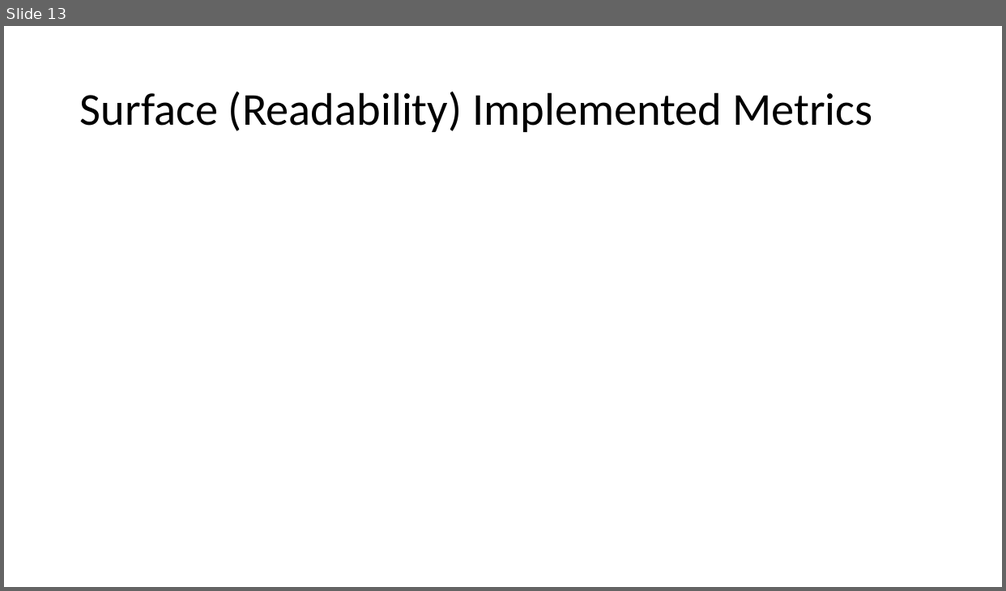
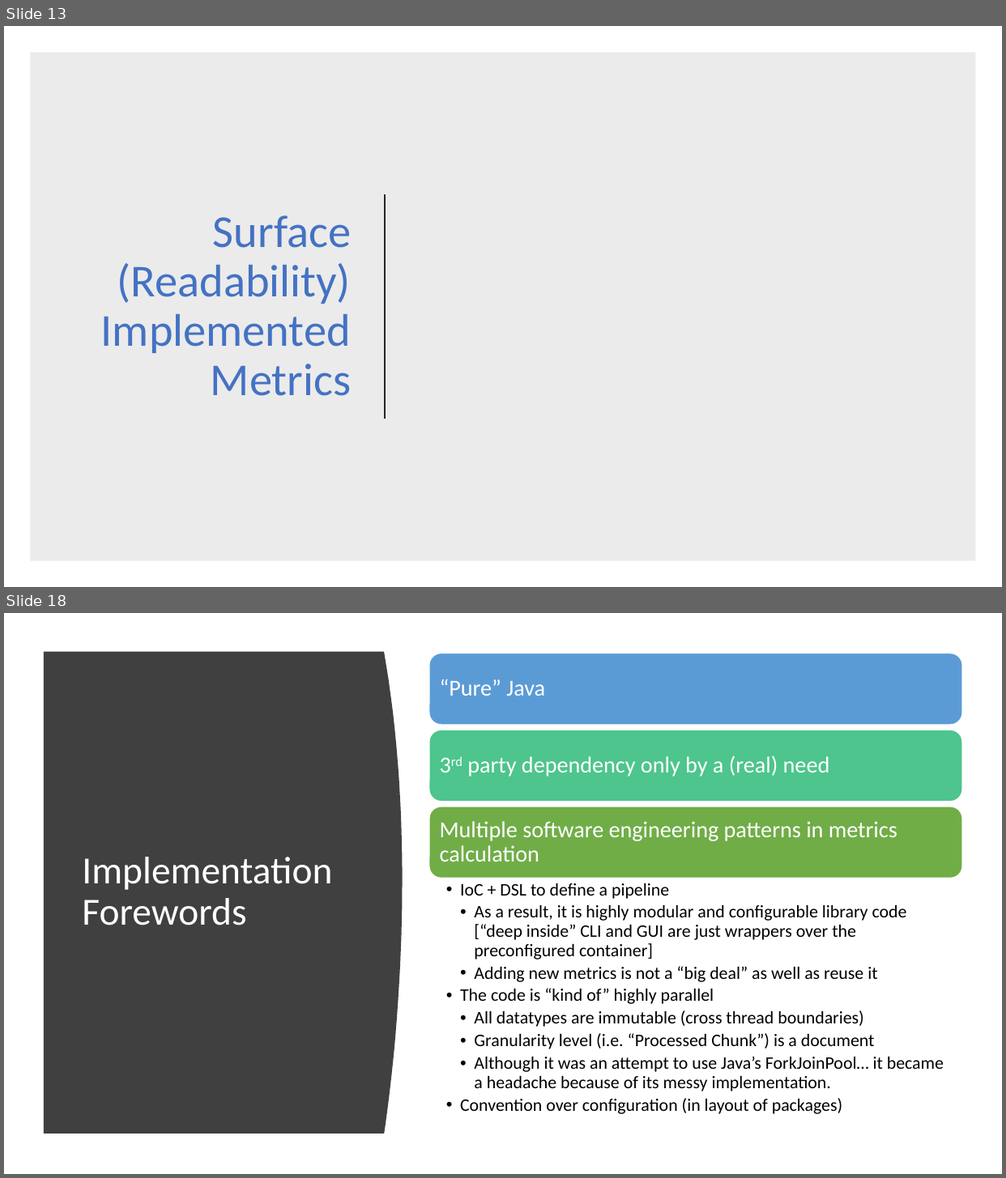
Before and after one commit to karno-bh/rouge-reimpl, a slide deck: docs/Summary Evaluation Platform.pptx. Shown one above the other, each under a label of ours: slide 13 before the commit, slides 13 and 18 after it; the slides between them are not shown. The pictures are 1006x591 and 1006x1178 pixels, drawn with LibreOffice and Linux fonts; fonts in the diff are those of the drawing; grey boxes stand for pictures. Boxes give left, top, right and bottom in pixels: in the first picture for what was removed or moved away, otherwise in the second. Text is boxed around its words. In the diff, an @@ line names an element or a change of style, - is before the commit and + after.

```diff
--- a/docs/Summary Evaluation Platform.pptx
+++ b/docs/Summary Evaluation Platform.pptx
@@ slide 18 added at (4, 613, 1002, 1174), background #FFFFFF @@
@@ freeform shape added at (44, 652, 403, 1134), fill #404040 @@
@@ title added at (82, 857, 332, 926), 37 pt, text #FFFFFF @@
+Implementation Forewords
@@ group added at (429, 653, 962, 1114): 4 texts, 3 rounded rectangles @@
+“Pure” Java
+3rd party dependency only by a (real) need
+Multiple software engineering patterns in metrics calculation
+  • IoC + DSL to define a pipeline
+    • As a result, it is highly modular and configurable library code [“deep inside” CLI and GUI are just wrappers over the preconfigured container]
+    • Adding new metrics is not a “big deal” as well as reuse it
+  • The code is “kind of” highly parallel
+    • All datatypes are immutable (cross thread boundaries)
+    • Granularity level (i.e. “Processed Chunk”) is a document
+    • Although it was an attempt to use Java’s ForkJoinPool… it became a headache because of its messy implementation.
+  • Convention over configuration (in layout of packages)
@@ slide 13 changed as well @@
@@ rectangle added at (30, 52, 976, 561), fill #000000 at 8% opacity @@
@@ title "Surface (Readability) Implemented Metrics": place and size @@
-title "Surface (Readability) Implemented Metrics" at (80, 92, 872, 132)
+title "Surface (Readability) Implemented Metrics" at (101, 216, 351, 396)
@@ title "Surface (Readability) Implemented Metrics" at (101, 216, 351, 396): text colour #000000 to #4472C4; alignment left to right @@
@@ line added from (385, 194) to (385, 419), #262626 1.5 pt @@
```
Also in this commit, not shown: 11 other slides changed, 13 other slides added.
